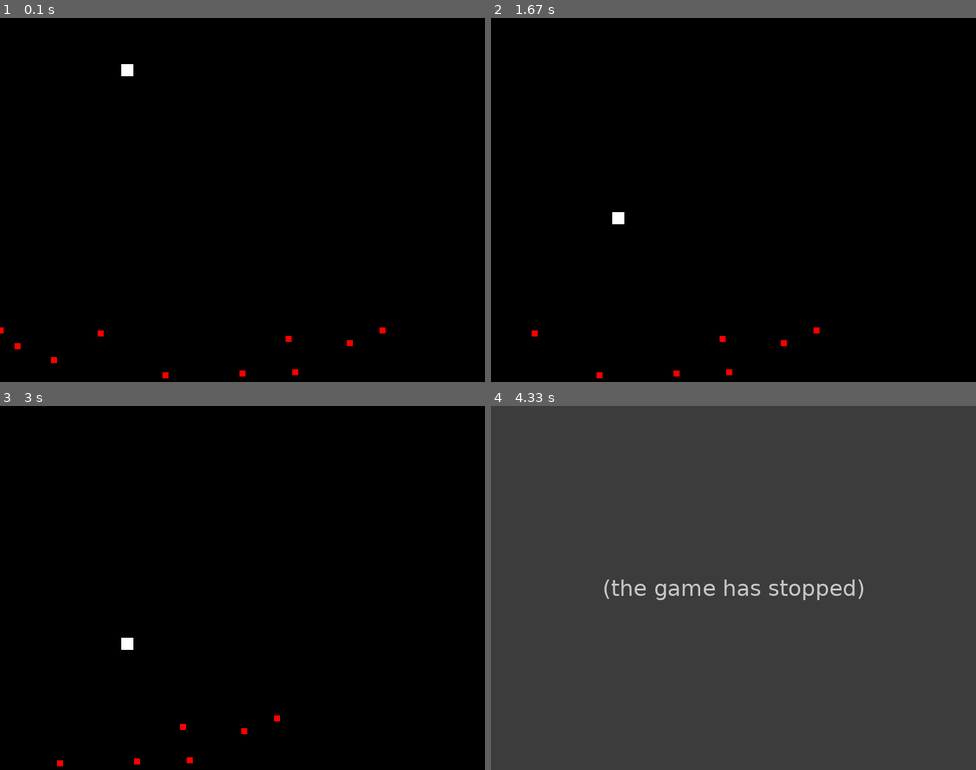
Above: before the commit, frames 1-4 (two rows, left to right).
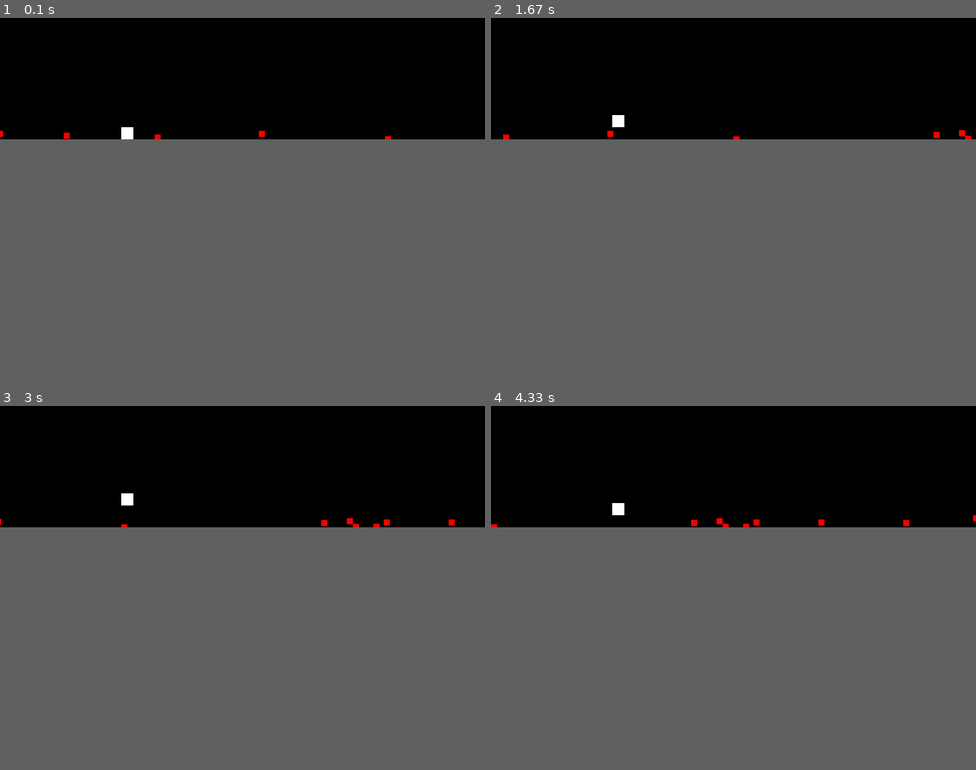
Above: after the commit, the same moments.

Repository: sawsankgraham/understanding-pygame
Game: pygame game, started from main.py
The game is run twice, just before and just after one commit, with the same random seed, the same clock (stepped at 60 frames per second) and the same inputs.
Inputs:
- Up to frame 1 (0.1 s): no input
- Up to frame 2 (1.67 s): tap Space at 0.33, 0.73, 1.03, 1.23, 1.57 s
- Up to frame 3 (3 s): tap Space at 1.87, 2.07, 2.37, 2.63 s
- Up to frame 4 (4.33 s): tap Space at 3.4, 3.8, 4.1 s
In our replay, the window is 800x600 before the commit and 800x200 after it. These sizes can differ from the game's own. Grey fills any space a smaller window leaves; there, only what the larger window draws over its background counts as a difference.

The runs differ from the first frame. In frame 1, 0.4% of the frame differs, in the area x 0-81%, y 12-99%; in frame 2, 0.4%; in frame 3, 0.4%; in frame 4, 34%, in the area x 0-100%, y 0-54%.
Before the commit the program exited at 3.27 s; later frames show no game.

Commit message:
Jump implemented [WIP] Obstacles spread

Diff:
--- a/environment/obstacle.py
+++ b/environment/obstacle.py
@@ -1,17 +1,23 @@
-from shutil import move
 import pygame as pg
 import random
 import vars
 
 class Obstacle:
     def __init__(self):
-        self.rects = [pg.rect.Rect(i * random.randint(20, 100), random.randint(vars.HEIGHT - 100, vars.HEIGHT - 10), vars.OBSTACLE_WIDTH, vars.OBSTACLE_HEIGHT) for i in range(10)]
+        self.rects = [pg.rect.Rect(i * random.randint(100, 200), random.randint(vars.HEIGHT - 15, vars.HEIGHT - 5), vars.OBSTACLE_WIDTH, vars.OBSTACLE_HEIGHT) for i in range(10)]
 
     def draw(self, screen):
         for rect in self.rects:
             pg.draw.rect(screen, (255, 0, 0), rect )
         self.move()
+        self.loop_around()
 
     def move(self):
         for rect in self.rects:
-            rect.move_ip(-1, 0)
+            rect.move_ip(-5, 0)
+
+    def loop_around(self):
+        for rect in self.rects:
+            if rect.centerx < -10:
+                rect.centerx =  vars.WIDTH + random.randint(100, 200)
+                rect.centery = random.randint(vars.HEIGHT - 15, vars.HEIGHT - 5)
--- a/environment/player.py
+++ b/environment/player.py
@@ -5,14 +5,13 @@
     def __init__(self):
         self.jumping = False
         self.jump_frame = 10
-        self.y = 40
+        self.y = vars.HEIGHT - vars.PLAYER_HEIGHT
         self.rect = pg.rect.Rect(200, self.y, vars.PLAYER_WIDTH, vars.PLAYER_HEIGHT)
 
     def draw(self, screen):
         pg.draw.rect(screen, vars.PLAYER_COLOR, self.rect )
-        print(self.rect.y)
         if  self.rect.y < (vars.HEIGHT - vars.PLAYER_HEIGHT):
-            self.rect.move_ip(0, 9.8)
+            self.rect.move_ip(0, 4)
         if self.jumping:
             self.jump()
 
@@ -26,11 +25,10 @@
             if not(self.jumping): self.jumping = True
 
     def jump(self):
-        if self.jumping:
+        if self.rect.topleft[1] <= (vars.HEIGHT - vars.PLAYER_HEIGHT ):
             if self.jump_frame > 0:
                 self.jump_frame -= 1
-                self.rect.move_ip(0, -14)
-
-            else:
+                self.rect.move_ip(0, -8)
+            elif self.rect.topleft[1] == (vars.HEIGHT - vars.PLAYER_HEIGHT ):
                 self.jumping = False
                 self.jump_frame = 10
--- a/main.py
+++ b/main.py
@@ -19,8 +19,8 @@
         obstacle.draw(screen)
         player.draw(screen)
         player.handle_movement()
-        if ( player.is_crash(obstacle.rects)):
-            sys.exit()
+        # if ( player.is_crash(obstacle.rects)):
+        #     sys.exit()
         clock.tick(vars.FPS)
         pg.display.flip()
 
--- a/vars.py
+++ b/vars.py
@@ -1,5 +1,5 @@
-SIZE = WIDTH, HEIGHT = (800, 600)
-FPS = 60
+SIZE = WIDTH, HEIGHT = (800, 200)
+FPS = 30
 
 #PLAYERS
 PLAYER_SIZE = PLAYER_WIDTH, PLAYER_HEIGHT = (20, 20)
Not shown, added: vars.pyc
